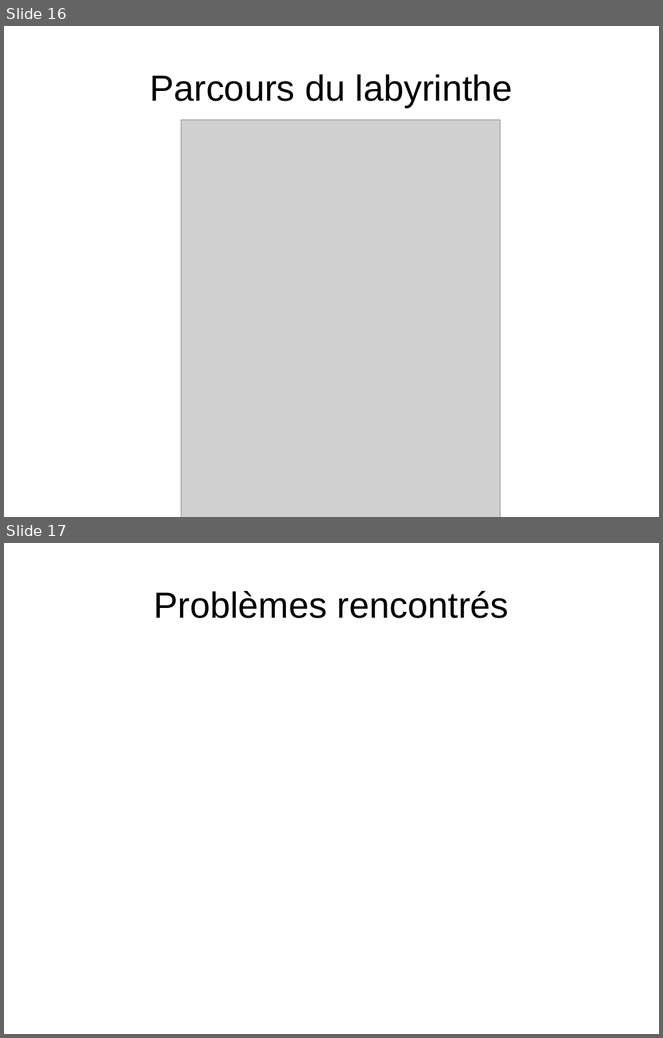
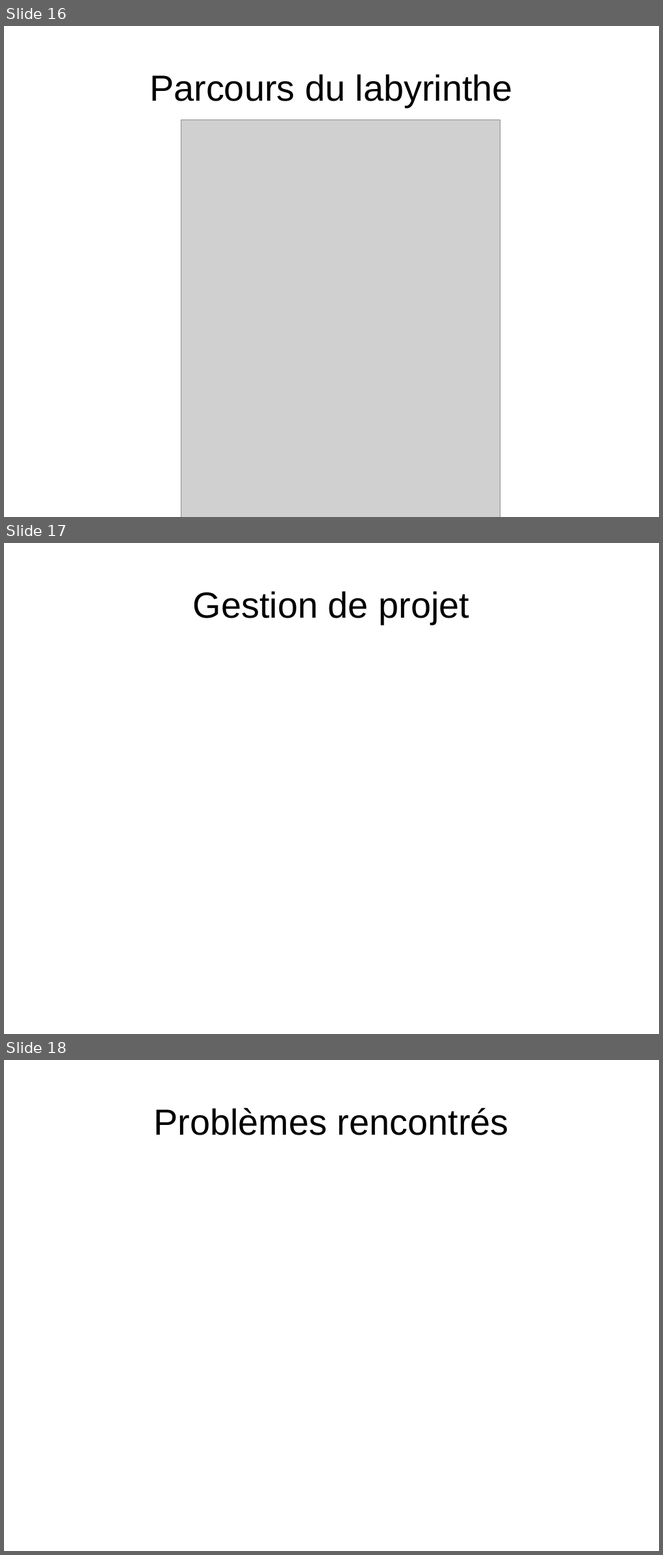
Before and after one commit to BrunoBob/Voitures_exploratrices, a slide deck: Documents/Présentation.odp. Shown one above the other, each under a label of ours: slides 16 and 17 before the commit, slides 16, 17 and 18 after it. The pictures are 663x1038 and 663x1555 pixels, drawn with LibreOffice and Linux fonts; fonts in the diff are those of the drawing; grey boxes stand for pictures. Boxes give left, top, right and bottom in pixels: in the first picture for what was removed or moved away, otherwise in the second. Text is boxed around its words. In the diff, an @@ line names an element or a change of style, - is before the commit and + after.

```diff
--- a/Documents/Présentation.odp
+++ b/Documents/Présentation.odp
@@ slide 17 added at (4,543,659,1034), background #FFFFFF @@
@@ title added at (193,591,469,624), 44 pt, text #000000 @@
+Gestion de projet
@@ what was slide 17 is now slide 18 @@
```
Also in this commit, not shown: 1 other slide added, 5 other files.
